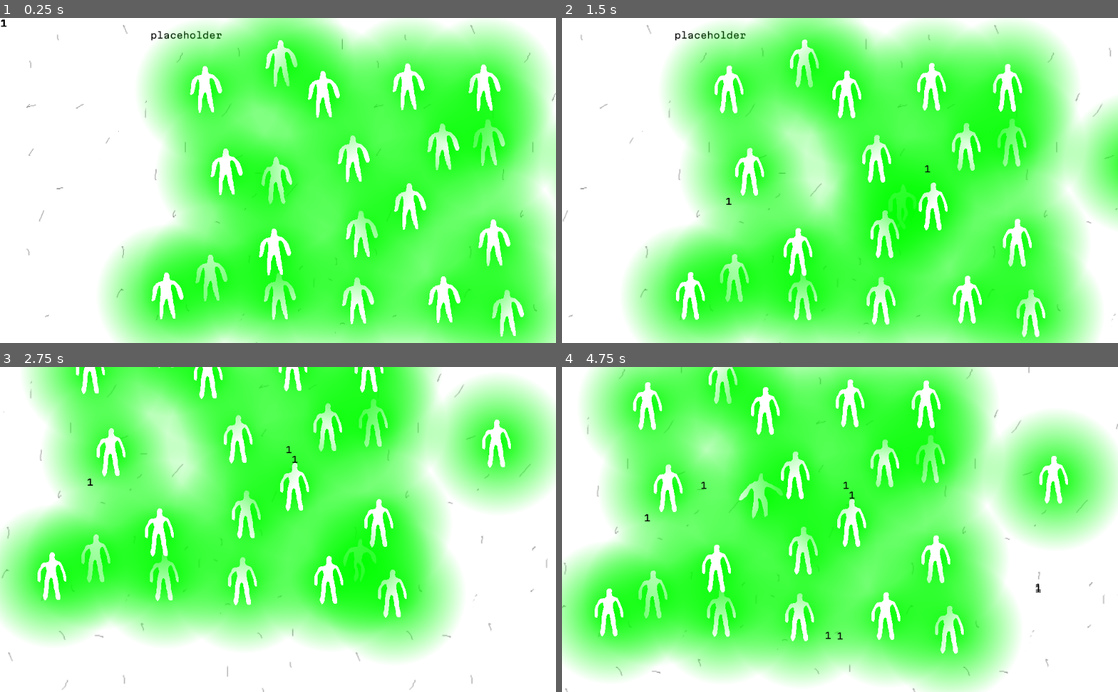
Above: before the commit, frames 1-4 (two rows, left to right).
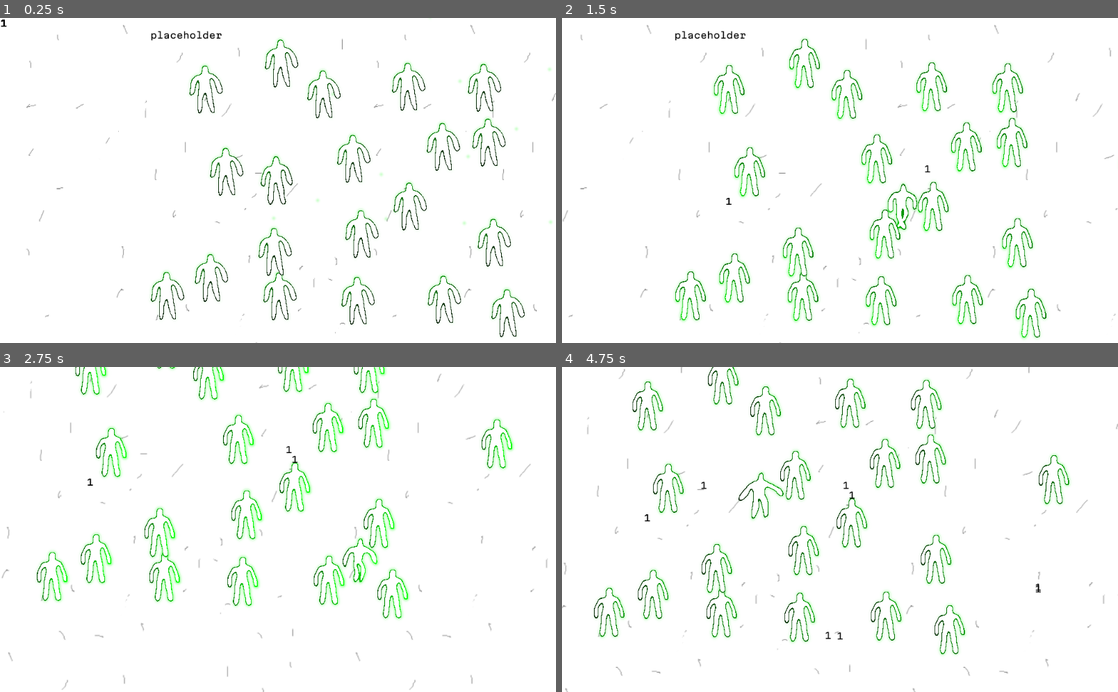
Above: after the commit, the same moments.

Repository: glitchcore/summon_55
Game: Godot game, scene res://Game.tscn
The game is run twice, just before and just after one commit, with the same random seed, the same clock (stepped at 60 frames per second) and the same inputs.
Inputs (mouse positions are in pixels of both pictures, inside the frame that each line leads up to):
- Up to frame 1 (0.25 s): no input
- Up to frame 2 (1.5 s): move the mouse to (962, 164) at 0.52 s; hold Right (ui_right) 0.53-1.28 s; move the mouse to (728, 196) at 1.27 s; hold Down (ui_down) from 1.28 s (still down)
- Up to frame 3 (2.75 s): move the mouse to (333, 458) at 2.02 s; release Down (ui_down) at 2.03 s; hold Right (ui_right) from 2.03 s (still down)
- Up to frame 4 (4.75 s): move the mouse to (812, 594) at 2.77 s; release Right (ui_right) at 2.78 s; hold Up (ui_up) 2.78-3.53 s; move the mouse to (1006, 578) at 3.52 s; hold Left (ui_left) from 3.53 s (still down); move the mouse to (673, 480) at 4.27 s

The runs differ from the first frame. In frame 1, 69% of the frame differs, in the area x 18-100%, y 0-100%; in frame 2, 72%; in frame 3, 68%; in frame 4, 75%, in the area x 0-100%, y 0-100%.

Commit message:
add color shading

Diff:
--- a/Character.gdshader
+++ b/Character.gdshader
@@ -1,10 +1,54 @@
 shader_type canvas_item;
+
+float hash(vec2 p) {
+    return fract(sin(dot(p, vec2(12.9898,78.233))) * 43758.5453123);
+}
+
+float _noise(vec2 x) {
+    vec2 p = floor(x);
+    vec2 f = fract(x);
+    f = f * f * (3.0 - 2.0 * f);
+    vec2 a = vec2(1.0, 0.0);
+    return mix(mix(hash(p + a.yy), hash(p + a.xy), f.x), mix(hash(p + a.yx), hash(p + a.xx), f.x), f.y);
+}
+
+const vec3 RED = vec3(1., 0., 0.);
+const vec3 GREEN = vec3(0., 1., 0.);
+const vec3 WHITE = vec3(1.);
+const vec3 BG = vec3(0.9);
+
+vec4 fire(vec2 uv, float t, vec3 texture) {
+    vec4 res;
+
+    float cloud_mask = texture.b; // clamp(1. - length(uv * 2.) + 0.2, 0., 1.);
+
+	float cloud = _noise(vec2(uv * 5. + vec2(t * 2., 0.))) * _noise(vec2(uv * 5. + vec2(0, t * 2.)));
+	float hard_cloud = clamp(cloud * 2., 0., 1.);
+	float soft_cloud = clamp(cloud * 1., 0., 1.) * cloud_mask;
+
+	float inner = texture.g > 0.7 ? 1. : 0.;
+	float outer = texture.r < 0.7 ? 1. : 0.;
+
+	float contour = texture.g * (1. - inner);
+
+	// color = man > 0. ? texture.rgb : GREEN;
+	// alpha = man > 0. ? texture.a : bg;
+
+	// color = texture.rgb;
+	// color.g = texture.g;
+	res.a = max(outer, soft_cloud);
+
+	if(outer > 0.) {
+	    res.rgb = max(vec3(inner), hard_cloud * GREEN);
+	} else {
+	    res.rgb = GREEN;
+	}
+
+	return res;
+}
 
 uniform vec2 frame_size;
 uniform vec2 sprite_sheet_size;
-
-const vec3 RED = vec3(1., 0., 0.);
-const vec3 GREEN = vec3(0., 1., 0.);
 
 void fragment() {
 	vec2 current_point = sprite_sheet_size * UV;
@@ -13,13 +57,10 @@
 	vec2 max_point = (frame_size * vec2(column, row)) + frame_size;
 	vec2 new_uv = 1.0 - (max_point - current_point) / frame_size;
 
-	float man = texture(TEXTURE, UV).r;
-	vec3 color = vec3(0.);
+	vec3 man = texture(TEXTURE, UV).rgb;
 
-	float bg = 1. - clamp(length(new_uv - vec2(0.5)) * 3., 0., 1.);
+	vec4 res = fire(new_uv, TIME, man);
 
-	float cloud = clamp(bg + 0.2, 0., 1.);
-
-	COLOR.rgb = man > 0. ? vec3(1.) : GREEN;
-	COLOR.a = man > 0. ? 1. : bg;
+	COLOR.rgb = res.rgb;
+	COLOR.a = res.a;
 }
--- a/Character.tscn
+++ b/Character.tscn
@@ -99,7 +99,7 @@
 texture = ExtResource( 2 )
 hframes = 3
 vframes = 4
-frame = 9
+frame = 7
 script = ExtResource( 1 )
 __meta__ = {
 "_editor_description_": ""
Binary file changed: sprites/man.png
